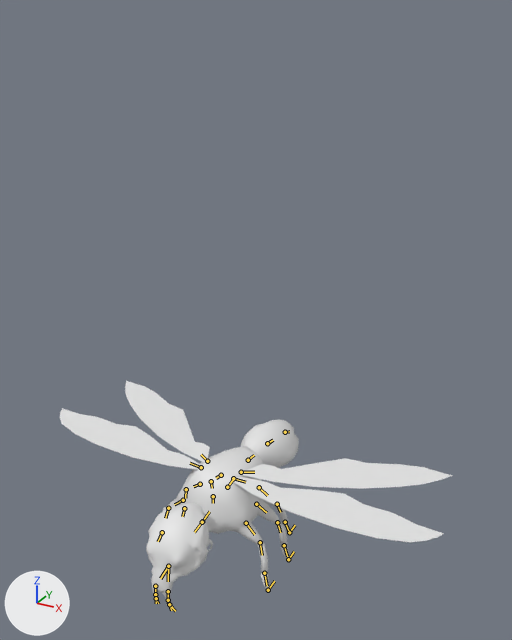
The Blender file assets-src/rooms/tavern/creature-clips/CaveHornet.blend as it was, and as the next commit left it.
One viewpoint serves both versions: a 50 mm lens placed at (0.466, -0.769, 0.782), pointed at (0.029, 0.025, 0.385). The axes (+X, +Y, +Z) are drawn at lower left. The lights are the same throughout. The older version comes first. The bones that change, and the others that lie on the model, are drawn over the model as lines.

Names of what the first picture shows: 'CaveHornet'.
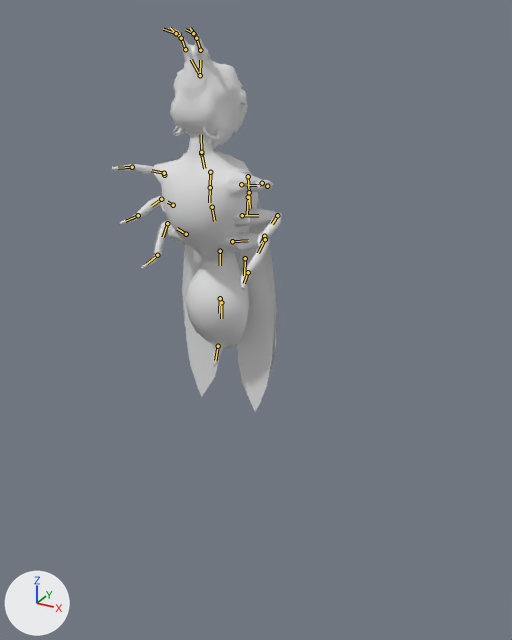
The newer file adds an action. The first version stands in its rest pose; the second is drawn at frame 2 of the action 'SitSlapped'.

Boxes [x1, y1, x2, y2] around the edits, measured in the pictures (512 x 640 px):
'CaveHornet', posed (56% narrower, 66% taller): before [60, 381, 452, 611]; after [111, 28, 282, 411]
bone 'Body', root to tip: before (202, 521) to (209, 511); after (201, 153) to (204, 168)
bone 'Leg1up_R', root to tip: before (183, 500) to (174, 504); after (164, 175) to (164, 173)
bone 'Leg1mid_R', root to tip: before (168, 508) to (165, 518); after (164, 173) to (151, 170)
bone 'Leg1low_R', root to tip: before (162, 532) to (158, 541); after (132, 167) to (118, 168)
bone 'Leg2up_R', root to tip: before (200, 484) to (193, 486); after (173, 205) to (167, 202)
bone 'Leg2mid_R', root to tip: before (186, 489) to (185, 498); after (161, 199) to (151, 206)
bone 'Leg2low_R', root to tip: before (184, 508) to (182, 516); after (138, 215) to (125, 221)
bone 'Leg3up_R', root to tip: before (221, 475) to (216, 478); after (186, 234) to (177, 228)
bone 'Leg3mid_R', root to tip: before (211, 481) to (212, 488); after (167, 223) to (163, 237)
bone 'Leg3low_R', root to tip: before (213, 496) to (213, 503); after (157, 255) to (146, 264)
bone 'Leg1up_L', root to tip: before (246, 523) to (254, 534); after (241, 184) to (257, 185)
bone 'Leg1mid_L', root to tip: before (260, 542) to (262, 555); after (267, 186) to (265, 184)
bone 'Leg1low_L', root to tip: before (264, 573) to (267, 586); after (262, 183) to (259, 185)
bone 'Leg2up_L', root to tip: before (256, 504) to (266, 512); after (242, 215) to (258, 215)
bone 'Leg2mid_L', root to tip: before (277, 522) to (280, 532); after (277, 215) to (272, 224)
bone 'Leg2low_L', root to tip: before (284, 545) to (287, 556); after (264, 236) to (261, 243)
bone 'Leg3up_L', root to tip: before (259, 487) to (267, 495); after (232, 241) to (248, 240)
bone 'Leg3mid_L', root to tip: before (277, 504) to (280, 512); after (265, 239) to (258, 253)
bone 'Leg3low_L', root to tip: before (285, 522) to (288, 530); after (248, 272) to (244, 283)
bone 'Wing1_L', root to tip: before (233, 478) to (245, 482); after (248, 176) to (249, 192)
bone 'Wing2_L', root to tip: before (241, 472) to (254, 472); after (249, 192) to (250, 208)
bone 'Wing1_R', root to tip: before (201, 467) to (190, 463); after (210, 172) to (210, 187)
bone 'Wing2_R', root to tip: before (207, 461) to (201, 454); after (210, 187) to (209, 202)
bone 'Head', root to tip: before (202, 522) to (194, 532); after (201, 152) to (201, 134)
bone 'Proboscis1_L', root to tip: before (168, 566) to (168, 581); after (200, 75) to (200, 60)
bone 'Proboscis2_L', root to tip: before (168, 591) to (168, 603); after (200, 50) to (195, 33)
bone 'Proboscis3_L', root to tip: before (168, 600) to (171, 610); after (196, 38) to (190, 28)
bone 'Proboscis1_R', root to tip: before (168, 566) to (160, 578); after (200, 75) to (191, 59)
bone 'Proboscis2_R', root to tip: before (155, 586) to (155, 598); after (185, 49) to (179, 33)
bone 'Proboscis3_R', root to tip: before (155, 594) to (156, 603); after (181, 38) to (170, 27)

The change in detail:
Bone 'Body' (bone_body) moves from (0.0, 0.0, 0.0) to (0.0, 0.1298, -0.5085).
Bone 'Body' (bone_body) turns from (0, 0, 0) to (85, 0, 0) degrees about its own x, y and z.
Bone 'Leg1up_R' (bone_leg1up_r) turns from (0, 0, 0) to (8, 18, -92) degrees about its own x, y and z.
Bone 'Leg1mid_R' (bone_leg1mid_r) turns from (0, 0, 0) to (17, -14, 82) degrees about its own x, y and z.
Bone 'Leg1low_R' (bone_leg1low_r) turns from (0, 0, 0) to (-12, 1, 11) degrees about its own x, y and z.
Bone 'Leg2up_R' (bone_leg2up_r) turns from (0, 0, 0) to (-27, -19, -61) degrees about its own x, y and z.
Bone 'Leg2mid_R' (bone_leg2mid_r) turns from (0, 0, 0) to (30, -20, 63) degrees about its own x, y and z.
Bone 'Leg2low_R' (bone_leg2low_r) turns from (0, 0, 0) to (4, -1, -5) degrees about its own x, y and z.
Bone 'Leg3up_R' (bone_leg3up_r) turns from (0, 0, 0) to (-19, -23, -61) degrees about its own x, y and z.
Bone 'Leg3mid_R' (bone_leg3mid_r) turns from (0, 0, 0) to (17, -20, 76) degrees about its own x, y and z.
Bone 'Leg3low_R' (bone_leg3low_r) turns from (0, 0, 0) to (16, -1, -21) degrees about its own x, y and z.
Bone 'Leg1up_L' (bone_leg1up_l) turns from (0, 0, 0) to (-13, 4, 93) degrees about its own x, y and z.
Bone 'Leg1mid_L' (bone_leg1mid_l) turns from (0, 0, 0) to (-8, -8, -85) degrees about its own x, y and z.
Bone 'Leg1low_L' (bone_leg1low_l) turns from (0, 0, 0) to (-15, 0, -4) degrees about its own x, y and z.
Bone 'Leg2up_L' (bone_leg2up_l) turns from (0, 0, 0) to (0, 3, 73) degrees about its own x, y and z.
Bone 'Leg2mid_L' (bone_leg2mid_l) turns from (0, 0, 0) to (-16, -10, -72) degrees about its own x, y and z.
Bone 'Leg2low_L' (bone_leg2low_l) turns from (0, 0, 0) to (6, 1, 2) degrees about its own x, y and z.
Bone 'Leg3up_L' (bone_leg3up_l) turns from (0, 0, 0) to (15, 2, 70) degrees about its own x, y and z.
Bone 'Leg3mid_L' (bone_leg3mid_l) turns from (0, 0, 0) to (-38, -19, -67) degrees about its own x, y and z.
Bone 'Leg3low_L' (bone_leg3low_l) turns from (0, 0, 0) to (26, 3, 4) degrees about its own x, y and z.
Bone 'Wing1_L' (bone_wing1_l) turns from (0, 0, 0) to (-5, 15, 82) degrees about its own x, y and z.
Bone 'Wing2_L' (bone_wing2_l) turns from (0, 0, 0) to (-6, 3, 58) degrees about its own x, y and z.
Bone 'Wing1_R' (bone_wing1_r) turns from (0, 0, 0) to (-5, -15, -82) degrees about its own x, y and z.
Bone 'Wing2_R' (bone_wing2_r) turns from (0, 0, 0) to (-6, -3, -58) degrees about its own x, y and z.
Bone 'Head' (bone_head) moves from (0.0, 0.0, 0.0) to (0.0, -0.1102, 0.5149).
Bone 'Head' (bone_head) turns from (0, 0, 0) to (100, 0, 0) degrees about its own x, y and z.
Bone 'Proboscis1_L' (bone_proboscis1_l) turns from (0, 0, 0) to (18, -5, -8) degrees about its own x, y and z.
Bone 'Proboscis2_L' (bone_proboscis2_l) turns from (0, 0, 0) to (25, 0, -3) degrees about its own x, y and z.
Bone 'Proboscis3_L' (bone_proboscis3_l) turns from (0, 0, 0) to (10, 1, 11) degrees about its own x, y and z.
Bone 'Proboscis1_R' (bone_proboscis1_r) turns from (0, 0, 0) to (18, 5, 8) degrees about its own x, y and z.
Bone 'Proboscis2_R' (bone_proboscis2_r) turns from (0, 0, 0) to (25, 0, 3) degrees about its own x, y and z.
Bone 'Proboscis3_R' (bone_proboscis3_r) turns from (0, 0, 0) to (10, -1, -11) degrees about its own x, y and z.
